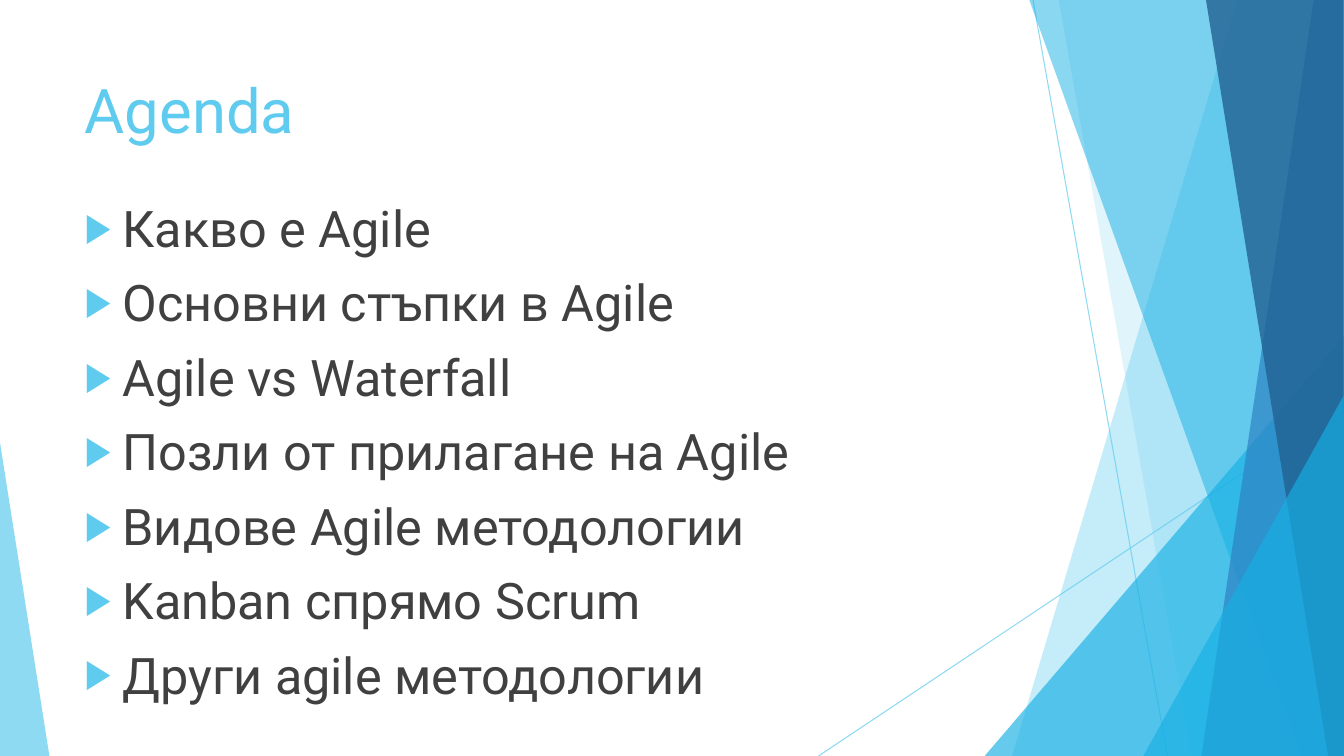
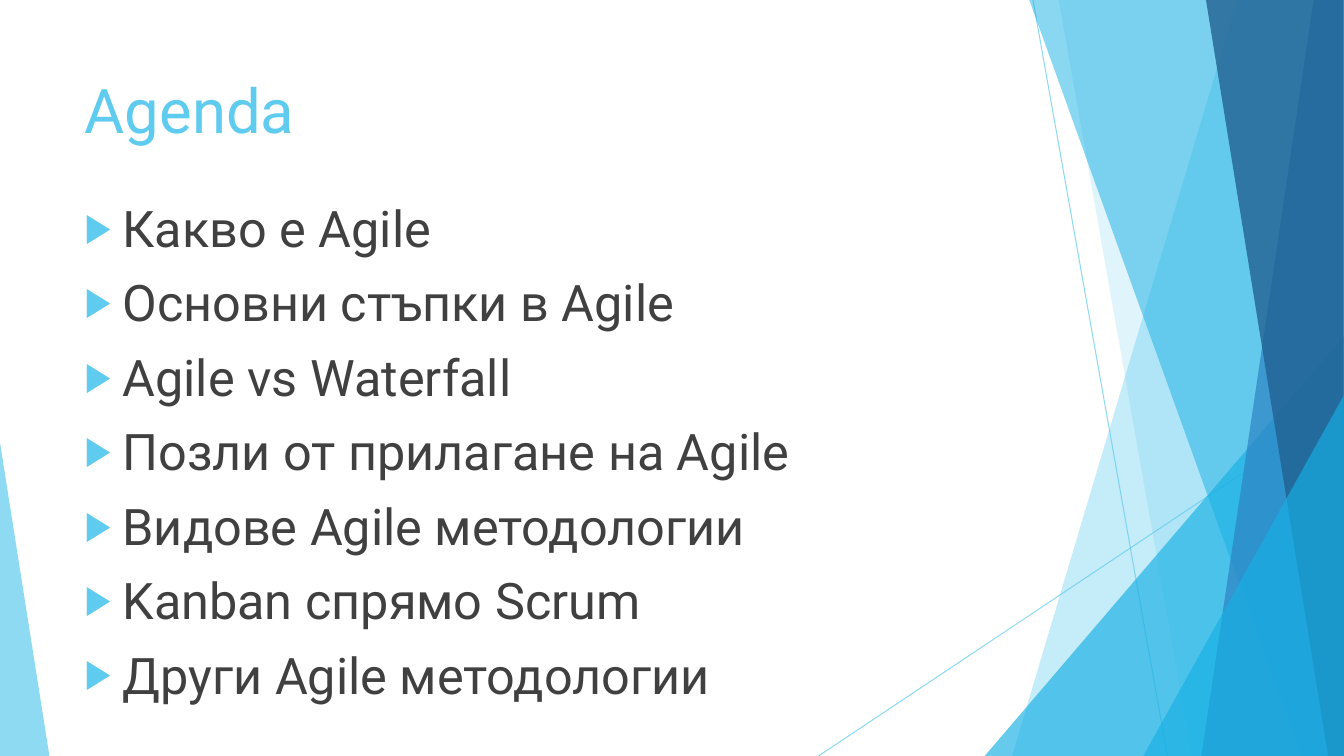
Before and after one commit to vtasheva/coursework-customer-requirements, a slide deck: slide 2 of Coursework - presentation.pptx. Drawn at 1344x756 pixels with LibreOffice and Linux fonts; fonts in the diff are those of the drawing. Boxes give left, top, right and bottom in pixels: in the first picture for what was removed or moved away, otherwise in the second. Text is boxed around its words. In the diff, an @@ line names an element or a change of style, - is before the commit and + after.

```diff
--- a/Coursework - presentation.pptx
+++ b/Coursework - presentation.pptx
@@ text at (123, 656, 710, 705): text changed @@
-▶ Други agile методологии
+▶ Други Agile методологии
```
Also in this commit, not shown: 6 other slides changed.
